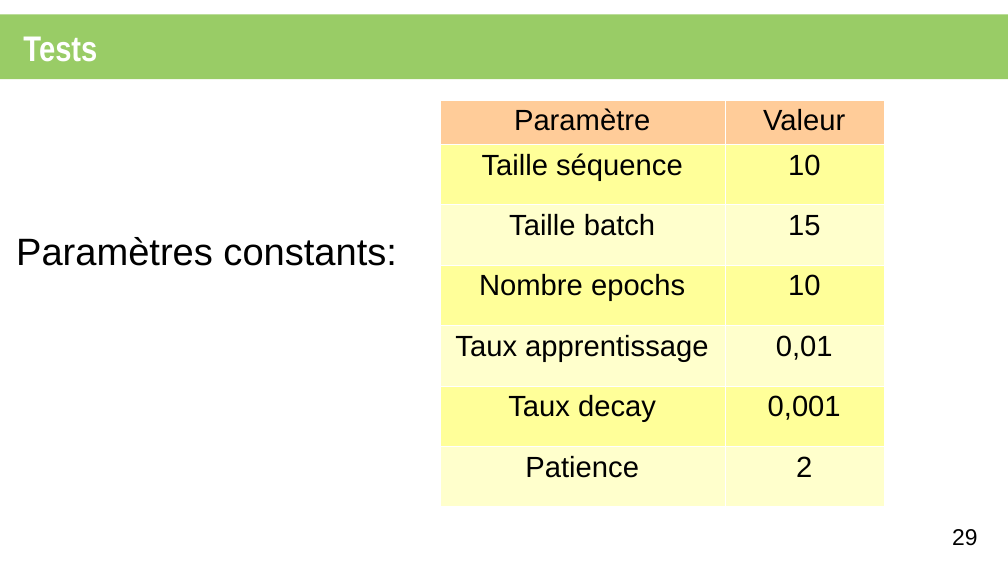
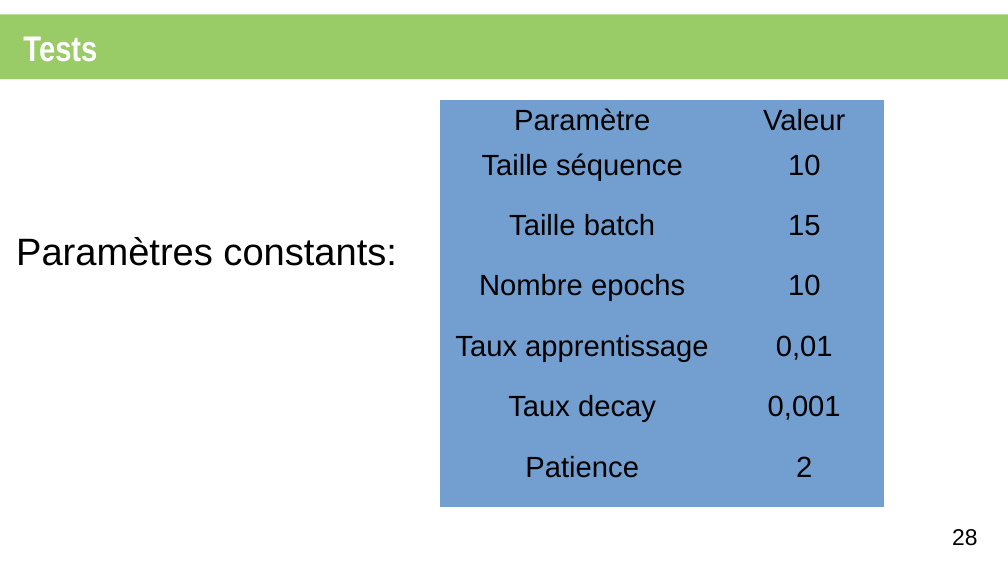
Before and after one commit to XgLsuLzRMy/Composition-Musicale-par-Reseau-de-Neurones, a slide deck: slide 28 of projet.odp (slide 29 before the commit). Drawn at 1008x567 pixels with LibreOffice and Linux fonts; fonts in the diff are those of the drawing. Boxes give left, top, right and bottom in pixels: in the first picture for what was removed or moved away, otherwise in the second. Text is boxed around its words. In the diff, an @@ line names an element or a change of style, - is before the commit and + after.

```diff
--- a/projet.odp
+++ b/projet.odp
@@ table at <box>440,100,884,505</box> @@
@@ fill #FFCC99 to #729FCF in row 1 @@
@@ fill #FFFF99 to #729FCF in 6 cells @@
@@ fill #FFFFCC to #729FCF in 6 cells @@
@@ borders changed @@
@@ page number at <box>952,529,977,546</box>: text changed @@
-29
+28
```
Also in this commit, not shown: 8 other slides changed, 1 slide added, 2 slides removed.
